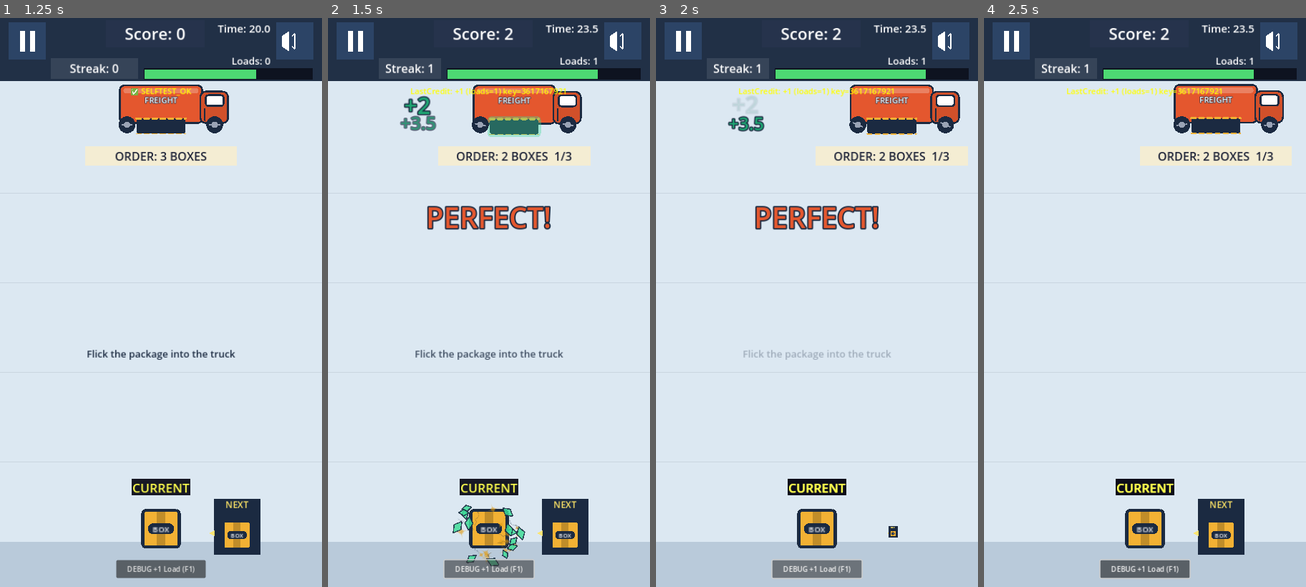
Above: before the commit, frames 1-4 (left to right).
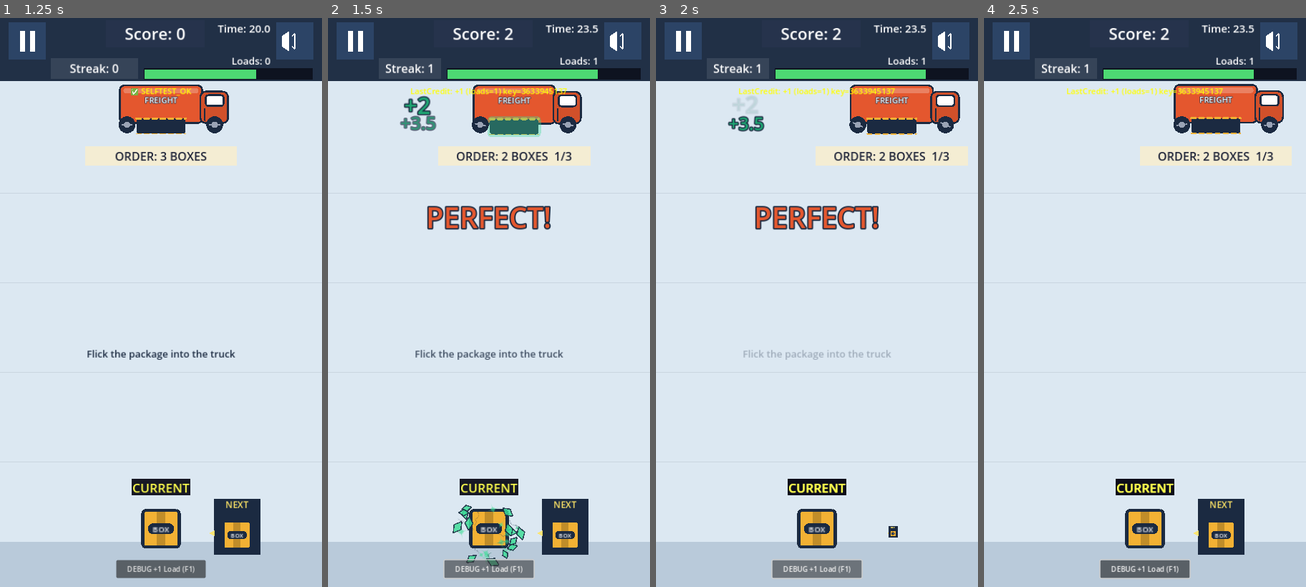
Above: after the commit, the same moments.

Repository: shaharFranses/flick-freight
Game: Godot game, scene res://scenes/main.tscn
Two runs of this game, one before a commit and one after it. Both use one fixed random seed, a clock stepped at 60 frames per second and the inputs below.
Inputs (mouse positions are in pixels of both pictures, inside the frame that each line leads up to):
- Up to frame 1 (1.25 s): move the mouse to (231, 274) at 0.52 s; click (231, 274) at 0.67 s; tap Space (ui_select) at 0.77 s
- Up to frame 2 (1.5 s): click "DEBUG +1 Load (F1)" at 1.25 s
- Up to frame 3 (2 s): no input
- Up to frame 4 (2.5 s): drag from (1080, 330) to (1219, 131) at 2.02 s

Frame 1 is identical in both runs. In frame 2, 0.2% of the frame differs, in the area x 40-75%, y 12-96%; in frame 3, less than 0.1%; in frame 4, less than 0.1%.

Commit message:
r4: box hit stars mint; aim dots skip the CURRENT label

Diff:
--- a/scripts/game_manager.gd
+++ b/scripts/game_manager.gd
@@ -1010,7 +1010,7 @@
 			Art.burst(world, pos, Art.TEX_STAR, Art.NAVY, 12, 0.5 * dm, 160, 340, 0.5, 0.9, Vector2.ZERO)
 			Art.burst(world, pos, Art.TEX_STAR, Color(0.55, 0.8, 1.0), 8, 0.5 * dm, 120, 260, 0.4, 0.7, Vector2(0, 200))
 		_:  # box: cardboard flecks + amber stars
-			Art.burst(world, pos, Art.TEX_STAR, Color("#E09A10"), 16, 0.5 * dm, 170, 360, 0.45, 0.8, Vector2(0, 450))
+			Art.burst(world, pos, Art.TEX_STAR, Art.MINT, 16, 0.5 * dm, 170, 360, 0.45, 0.8, Vector2(0, 450))
 			Art.burst(world, pos, Art.TEX_SPARK, Art.NAVY, 8, 0.35 * dm, 200, 380, 0.4, 0.7, Vector2(0, 300))
 	var bay = get_tree().root.get_node_or_null("Main/World/TruckBay")
 	if bay:
--- a/scripts/package_base.gd
+++ b/scripts/package_base.gd
@@ -164,6 +164,11 @@
 		var d = aim_root.get_child(i)
 		d.global_position = p
 		d.visible = p.y > 168.0 and p.y < 1176.0 and p.x > 6.0 and p.x < 714.0  # r4: clip to play area
+		var chip = get_node_or_null("CurrentChip")
+		if d.visible and chip is CanvasItem and chip.visible:
+			var cr = chip.get_global_rect() if chip is Control else Rect2(chip.global_position - Vector2(40, 14), Vector2(80, 28))
+			if cr.grow(8).has_point(p):
+				d.visible = false  # r4: never cover the CURRENT label
 
 func start_drag(pos: Vector2):
 	is_dragging = true
